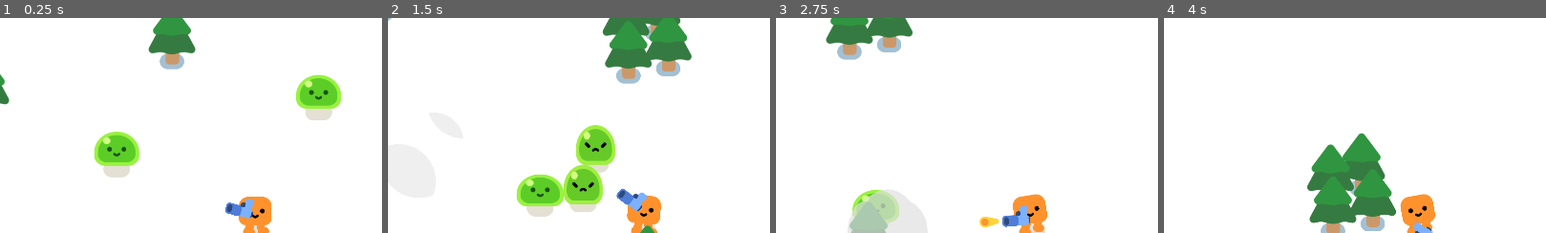
Above: before the commit, frames 1-4 (left to right).
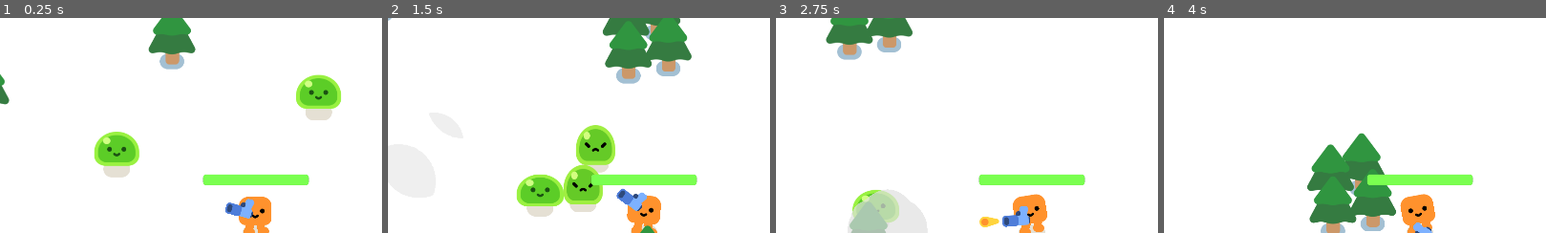
Above: after the commit, the same moments.

Repository: Matheus-Felipe-C/vampire-survival-tutorial
Game: Godot game, scene res://survivor_game.tscn
The game is run twice, just before and just after one commit, with the same random seed, the same clock (stepped at 60 frames per second) and the same inputs.
Inputs:
- Up to frame 1 (0.25 s): no input
- Up to frame 2 (1.5 s): hold D (move_right) 0.53-1.28 s; hold S (move_down) from 1.28 s (still down)
- Up to frame 3 (2.75 s): release S (move_down) at 2.03 s; hold D (move_right) from 2.03 s (still down)
- Up to frame 4 (4 s): release D (move_right) at 2.78 s; hold W (move_up) 2.78-3.53 s; hold A (move_left) from 3.53 s (still down)
The pictures show only the part of the screen within x 16-66%, y 0-50%; the shares and areas given below are measured in that part.

The runs differ from the first frame. In frame 1, 1.4% of the frame differs, in the area x 53-81%, y 72-78%; in frame 2, 1.3%; in frame 3, 1.4%; in frame 4, 1.3%.

Commit message:
Added health bar mechanic to the player

Diff:
--- a/Player.gd
+++ b/Player.gd
@@ -1,5 +1,8 @@
 extends CharacterBody2D
 
+signal health_depleted
+
+var health = 100.0
 
 func _physics_process(delta):
 	var direction = Input.get_vector("move_left", "move_right", "move_up", "move_down")
@@ -10,3 +13,11 @@
 		%HappyBoo.play_walk_animation()
 	else:
 		%HappyBoo.play_idle_animation()
+
+	const DAMAGE_RATE = 5.0
+	var overlapping_mobs = %HurtBox.get_overlapping_bodies()
+	if overlapping_mobs.size() > 0:
+		health -= DAMAGE_RATE * overlapping_mobs.size() * delta
+		%ProgressBar.value = health
+		if health <= 0:
+			health_depleted.emit()
--- a/Player.tscn
+++ b/Player.tscn
@@ -6,6 +6,23 @@
 
 [sub_resource type="CircleShape2D" id="CircleShape2D_ql6cw"]
 radius = 28.0
+
+[sub_resource type="CircleShape2D" id="CircleShape2D_bqphu"]
+radius = 35.0571
+
+[sub_resource type="StyleBoxFlat" id="StyleBoxFlat_6bp6y"]
+bg_color = Color(0.152941, 0.168627, 0.188235, 1)
+corner_radius_top_left = 8
+corner_radius_top_right = 8
+corner_radius_bottom_right = 8
+corner_radius_bottom_left = 8
+
+[sub_resource type="StyleBoxFlat" id="StyleBoxFlat_eihas"]
+bg_color = Color(0.478431, 1, 0.313726, 1)
+corner_radius_top_left = 8
+corner_radius_top_right = 8
+corner_radius_bottom_right = 8
+corner_radius_bottom_left = 8
 
 [node name="Player" type="CharacterBody2D"]
 script = ExtResource("1_3ptfu")
@@ -20,3 +37,23 @@
 
 [node name="Gun" parent="." instance=ExtResource("3_3e30d")]
 position = Vector2(31, -52)
+
+[node name="HurtBox" type="Area2D" parent="."]
+unique_name_in_owner = true
+collision_layer = 0
+collision_mask = 2
+
+[node name="CollisionShape2D" type="CollisionShape2D" parent="HurtBox"]
+shape = SubResource("CircleShape2D_bqphu")
+debug_color = Color(0.8, 0.368627, 0.541176, 0.419608)
+
+[node name="ProgressBar" type="ProgressBar" parent="."]
+unique_name_in_owner = true
+offset_left = -133.0
+offset_top = -147.0
+offset_right = 133.0
+offset_bottom = -120.0
+theme_override_styles/background = SubResource("StyleBoxFlat_6bp6y")
+theme_override_styles/fill = SubResource("StyleBoxFlat_eihas")
+value = 100.0
+show_percentage = false
Not shown: 1 places in Player.tscn that only renumber resources
